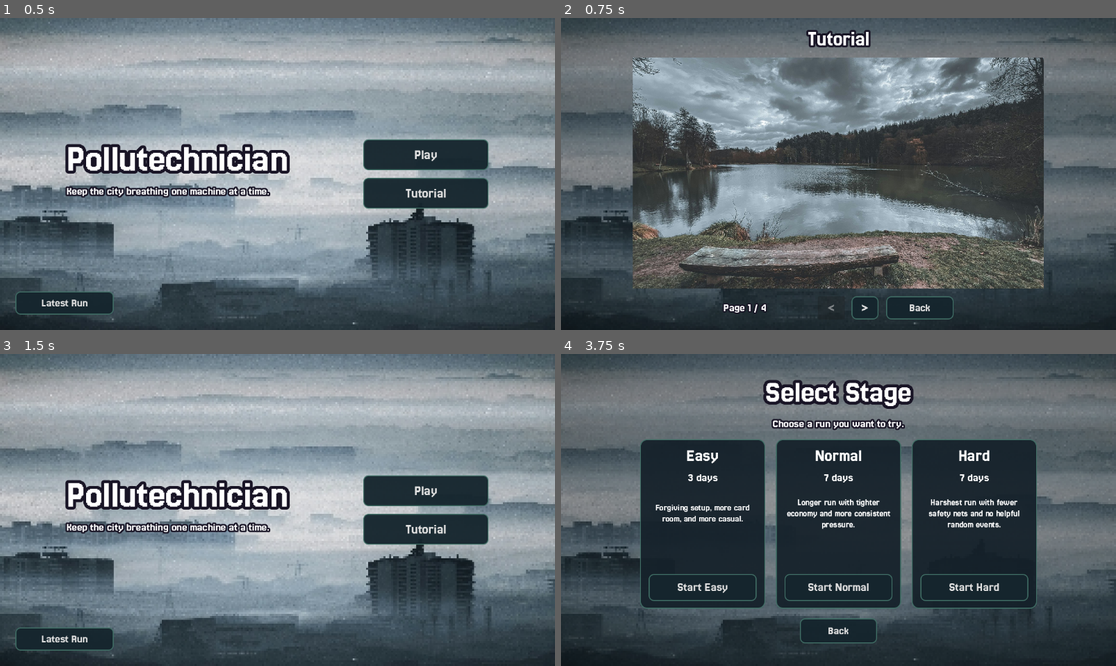
Above: before the commit, frames 1-4 (two rows, left to right).
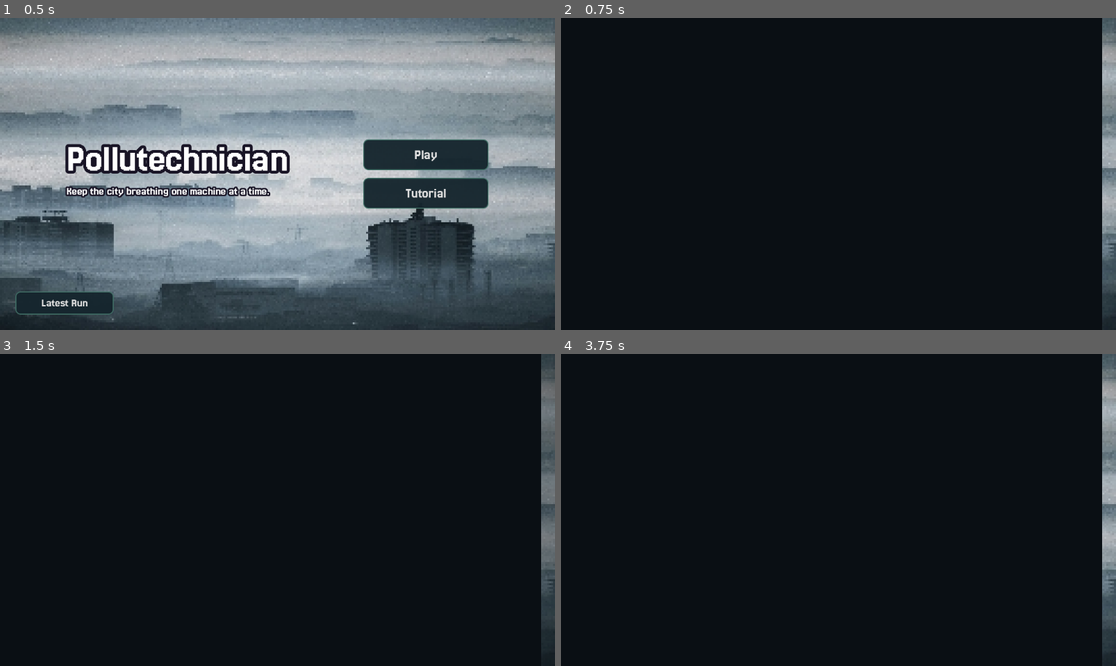
Above: after the commit, the same moments.

Repository: ebiyo/GameDev-Pollutechnician
Game: Godot game, scene res://scenes/ui/menus/title_screen.tscn
Two runs of this game, one before a commit and one after it. Both use one fixed random seed, a clock stepped at 60 frames per second and the inputs below.
Inputs:
- Up to frame 1 (0.5 s): no input
- Up to frame 2 (0.75 s): click "Tutorial" at 0.5 s
- Up to frame 3 (1.5 s): click "Back" at 1.25 s
- Up to frame 4 (3.75 s): click "Latest Run" at 2 s; click "Back" at 2.75 s; click "Play" at 3.5 s

Frame 1 is identical in both runs. In frame 2, 97% of the frame differs, in the area x 0-100%, y 0-100%; in frame 3, 97%; in frame 4, 94%.

Commit message:
add scene transitions

Diff:
--- /dev/null
+++ b/autoload/scene_transition.gd
@@ -0,0 +1,77 @@
+extends CanvasLayer
+
+const DEFAULT_DURATION := 0.45
+const TRANSITION_COLOR := Color(0.04, 0.06, 0.08, 1.0)
+
+var _is_transitioning := false
+var _overlay: ColorRect
+var _wipe_from_left := true
+
+
+func _ready() -> void:
+	process_mode = Node.PROCESS_MODE_ALWAYS
+	layer = 100
+
+	_overlay = ColorRect.new()
+	_overlay.name = "Overlay"
+	_overlay.set_anchors_and_offsets_preset(Control.PRESET_FULL_RECT)
+	_overlay.mouse_filter = Control.MOUSE_FILTER_STOP
+	_overlay.color = TRANSITION_COLOR
+	_overlay.visible = false
+
+	add_child(_overlay)
+	_set_cover_amount(0.0)
+
+
+func change_scene_to_file(path: String, duration: float = DEFAULT_DURATION) -> void:
+	if _is_transitioning:
+		return
+
+	_is_transitioning = true
+	_overlay.visible = true
+	_set_cover_amount(0.0)
+
+	var half_duration := maxf(duration * 0.5, 0.01)
+	await _animate_cover_amount(0.0, 1.0, half_duration, true)
+
+	var tree := get_tree()
+	if tree == null:
+		_finish_transition()
+		return
+
+	var error := tree.change_scene_to_file(path)
+	if error != OK:
+		push_error("Scene transition failed for %s (error %d)." % [path, error])
+		await _animate_cover_amount(1.0, 0.0, half_duration, false)
+		_finish_transition()
+		return
+
+	await tree.process_frame
+	await tree.process_frame
+	await _animate_cover_amount(1.0, 0.0, half_duration, false)
+	_finish_transition()
+
+
+func _animate_cover_amount(from_value: float, to_value: float, duration: float, from_left: bool) -> void:
+	_wipe_from_left = from_left
+	var tween := create_tween()
+	tween.set_pause_mode(Tween.TWEEN_PAUSE_PROCESS)
+	tween.set_trans(Tween.TRANS_CUBIC)
+	tween.set_ease(Tween.EASE_IN_OUT)
+	tween.tween_method(_set_cover_amount, from_value, to_value, duration)
+	await tween.finished
+
+
+func _set_cover_amount(amount: float) -> void:
+	if _overlay == null:
+		return
+
+	var clamped_amount := clampf(amount, 0.0, 1.0)
+	_overlay.pivot_offset = Vector2.ZERO if _wipe_from_left else Vector2(_overlay.size.x, 0.0)
+	_overlay.scale = Vector2(clamped_amount, 1.0)
+
+
+func _finish_transition() -> void:
+	_set_cover_amount(0.0)
+	_overlay.visible = false
+	_is_transitioning = false
--- a/project.godot
+++ b/project.godot
@@ -17,6 +17,7 @@
 
 [autoload]
 
+SceneTransition="*res://autoload/scene_transition.gd"
 GameManager="*res://autoload/game_manager.gd"
 PollutionManager="*res://autoload/pollution_manager.gd"
 RepairManager="*res://autoload/repair_manager.gd"
--- a/scenes/ui/menus/game_over.gd
+++ b/scenes/ui/menus/game_over.gd
@@ -18,7 +18,7 @@
 
 func _on_restart_button_pressed() -> void:
 	get_tree().paused = false
-	get_tree().change_scene_to_file(TITLE_SCENE_PATH)
+	SceneTransition.change_scene_to_file(TITLE_SCENE_PATH)
 
 
 func _refresh_ui() -> void:
--- a/scenes/ui/menus/latest_run.gd
+++ b/scenes/ui/menus/latest_run.gd
@@ -18,7 +18,7 @@
 
 func _on_back_button_pressed() -> void:
 	get_tree().paused = false
-	get_tree().change_scene_to_file(TITLE_SCENE_PATH)
+	SceneTransition.change_scene_to_file(TITLE_SCENE_PATH)
 
 
 func _build_latest_run_details(difficulty: int) -> String:
--- a/scenes/ui/menus/pause_menu.gd
+++ b/scenes/ui/menus/pause_menu.gd
@@ -42,4 +42,4 @@
 func _on_back_to_title_button_pressed() -> void:
 	get_tree().paused = false
 	back_to_title_requested.emit()
-	get_tree().change_scene_to_file(TITLE_SCENE_PATH)
+	SceneTransition.change_scene_to_file(TITLE_SCENE_PATH)
--- a/scenes/ui/menus/stage_select.gd
+++ b/scenes/ui/menus/stage_select.gd
@@ -31,10 +31,10 @@
 
 func _on_back_button_pressed() -> void:
 	get_tree().paused = false
-	get_tree().change_scene_to_file(TITLE_SCENE_PATH)
+	SceneTransition.change_scene_to_file(TITLE_SCENE_PATH)
 
 
 func _start_run(difficulty: int) -> void:
 	get_tree().paused = false
 	GameManager.start_new_run(difficulty)
-	get_tree().change_scene_to_file(WORLD_SCENE_PATH)
+	SceneTransition.change_scene_to_file(WORLD_SCENE_PATH)
--- a/scenes/ui/menus/title_screen.gd
+++ b/scenes/ui/menus/title_screen.gd
@@ -18,14 +18,14 @@
 
 func _on_play_button_pressed() -> void:
 	get_tree().paused = false
-	get_tree().change_scene_to_file(STAGE_SELECT_SCENE_PATH)
+	SceneTransition.change_scene_to_file(STAGE_SELECT_SCENE_PATH)
 
 
 func _on_tutorial_button_pressed() -> void:
 	get_tree().paused = false
-	get_tree().change_scene_to_file(TUTORIAL_SCENE_PATH)
+	SceneTransition.change_scene_to_file(TUTORIAL_SCENE_PATH)
 
 
 func _on_latest_run_button_pressed() -> void:
 	get_tree().paused = false
-	get_tree().change_scene_to_file(LATEST_RUN_SCENE_PATH)
+	SceneTransition.change_scene_to_file(LATEST_RUN_SCENE_PATH)
--- a/scenes/ui/menus/tutorial.gd
+++ b/scenes/ui/menus/tutorial.gd
@@ -32,7 +32,7 @@
 
 func _go_back() -> void:
 	get_tree().paused = false
-	get_tree().change_scene_to_file(TITLE_SCENE_PATH)
+	SceneTransition.change_scene_to_file(TITLE_SCENE_PATH)
 
 
 func _refresh_page() -> void:
--- a/scenes/ui/menus/win.gd
+++ b/scenes/ui/menus/win.gd
@@ -18,7 +18,7 @@
 
 func _on_play_again_button_pressed() -> void:
 	get_tree().paused = false
-	get_tree().change_scene_to_file(TITLE_SCENE_PATH)
+	SceneTransition.change_scene_to_file(TITLE_SCENE_PATH)
 
 
 func _on_game_won() -> void:
Not shown, added: autoload/scene_transition.gd.uid
